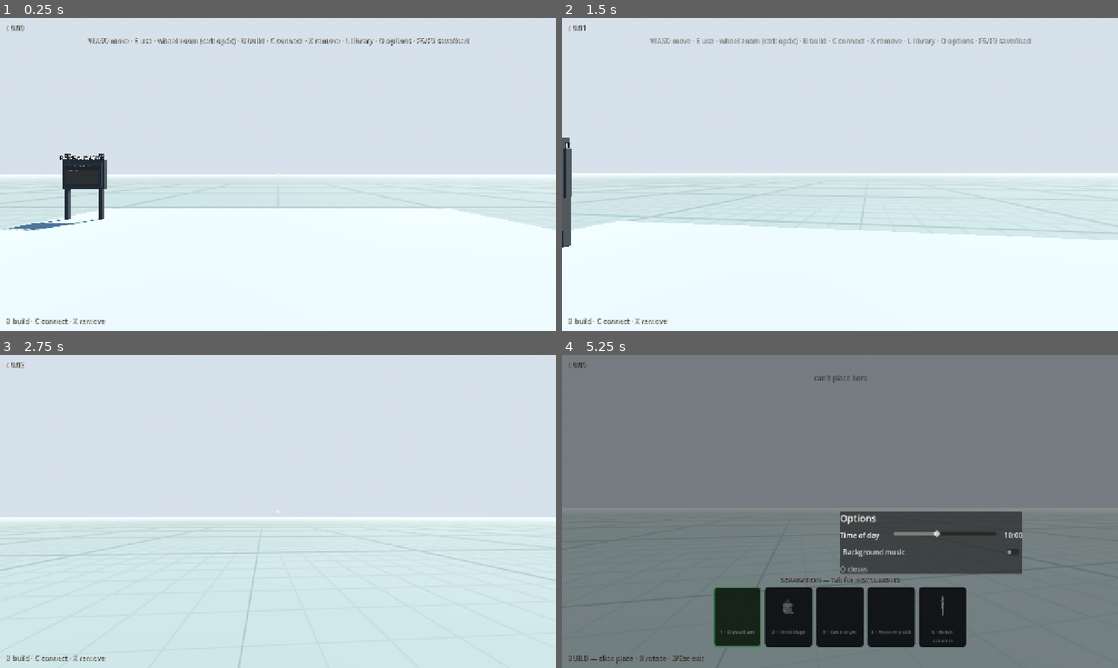
Above: before the commit, frames 1-4 (two rows, left to right).
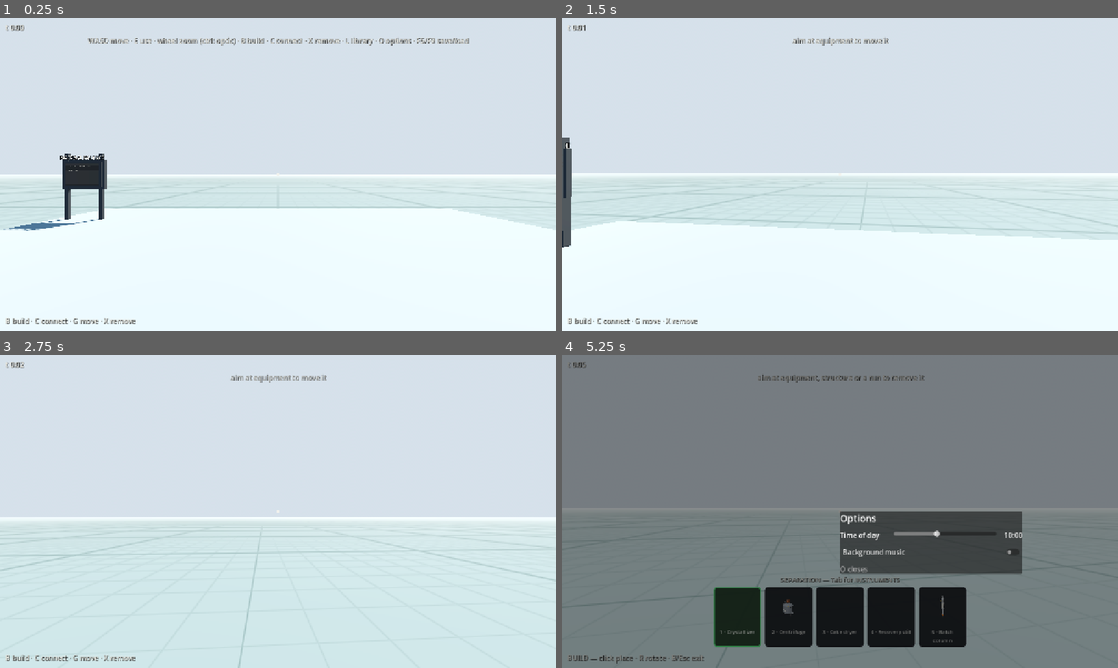
Above: after the commit, the same moments.

Repository: whharris917/flowstate
Game: Godot game, scene res://world/blank.tscn
The game is run twice, just before and just after one commit, with the same random seed, the same clock (stepped at 60 frames per second) and the same inputs. Sound files missing from this copy of the repository are replaced by a short silence.
Inputs (mouse positions are in pixels of both pictures, inside the frame that each line leads up to):
- Up to frame 1 (0.25 s): no input
- Up to frame 2 (1.5 s): tap Enter at 0.5 s; move the mouse to (867, 174) at 0.52 s; hold E (interact) 0.53-1.28 s; hold W (move_forward) from 0.53 s (still down); click (867, 174) at 0.67 s; tap G (move_port) at 0.8, 1.35 s; move the mouse to (812, 174) at 1.27 s
- Up to frame 3 (2.75 s): keep holding W (move_forward); click (250, 511) at 1.55 s; move the mouse to (289, 505) at 2.02 s; press the mouse at (289, 505) at 2.03 s; tap E (interact) at 2.3 s
- Up to frame 4 (5.25 s): move the mouse to (834, 517) at 2.77 s; release the mouse at (834, 517) at 2.78 s; tap B (build_mode) at 2.85 s; click (834, 517) at 2.92 s; tap G (move_port) at 3.05 s; move the mouse to (878, 514) at 3.52 s; hold Tab (catalog_page) 3.53-4.25 s; click (878, 514) at 3.8 s; tap O (options) at 4.15 s; release W (move_forward) at 4.25 s; drag from (673, 464) to (756, 433) at 4.27 s; tap Space at 5 s; move the mouse to (867, 511) at 5.02 s; hold S (move_back) from 5.03 s (still down); hold X (delete_item) from 5.03 s (still down); click (867, 511) at 5.17 s

The runs differ from the first frame. In frame 1, 0.1% of the frame differs, in the area x 13-25%, y 95-98%; in frame 2, 0.8%, in the area x 13-85%, y 6-98%; in frame 3, 0.3%; in frame 4, 0.2%.

Commit message:
Stress test, first findings: silent music, X on a tank, G moves equipment
The music player is never told to autoplay, so nothing sounds before
the settings load. The tank's interact body named its rebuilt inner
geometry instead of the TankView, so hover, E and X all missed it; it
answers for the tank now and the build-api exercise checks that. G
picks placed equipment up and sets it down again: runs re-laid from
their waypoints, mounted instruments along for the ride, elevation from
the new height, commissioned equipment refused. A historian tag retired
with a removed record can be registered again by the next record of
that name. X and G toast why when they find nothing.

Co-Authored-By: Claude Fable 5.1 <noreply@anthropic.com>
Claude-Session: https://claude.ai/code/session_01XNsUw6gXYBojMXgi1KPmQA

Diff:
--- a/game/components/tank_view.gd
+++ b/game/components/tank_view.gd
@@ -121,7 +121,11 @@
 				ViewUtil.flat(Color(0.54, 0.53, 0.51)))
 
 	ViewUtil.label(_built, tank.comp_name, Vector3(0, h + 0.45, 0))
-	ViewUtil.interact_body(_built, Vector3(r * 2.2, h, r * 2.2), Vector3(0, h / 2.0, 0))
+	# The body hangs from the rebuilt geometry but must answer for the
+	# tank itself: hover, E, X and G all ask the collider for its view
+	# (director, 2026-09-05: X could not remove a tank).
+	var body := ViewUtil.interact_body(_built, Vector3(r * 2.2, h, r * 2.2), Vector3(0, h / 2.0, 0))
+	body.set_meta("view", self)
 
 	var markers := {}
 	for port: String in nozzles:
--- a/game/player/build_controller.gd
+++ b/game/player/build_controller.gd
@@ -5,8 +5,9 @@
 ## pick, R rotates, click places), C toggles connect (click an output
 ## port, lay waypoints, finish on an input port — the kernel's wiring
 ## rules and the support rule both get a veto), X removes player-placed
-## equipment, structure, or a routed run. The placement ghost is the
-## asset's real geometry, tinted by validity; the route preview is
+## equipment, structure, or a routed run, G picks placed equipment up
+## to set it down elsewhere (its runs follow). The placement ghost is
+## the asset's real geometry, tinted by validity; the route preview is
 ## real translucent pipe.
 
 enum Mode { NORMAL, PLACE, CONNECT }
@@ -53,6 +54,9 @@
 var _route_ok := true
 var _route_span := 0.0
 var _nozzle_grab: Dictionary = {}   # {view, port, was: {frac, angle}}
+# Equipment picked up with G: the ghost is its type until it is set down.
+var _move_name := ""
+var _move_type := ""
 
 
 func setup(player_: Player, plant_: Plant, hud_: Hud) -> void:
@@ -128,6 +132,8 @@
 			_update_hud()
 	elif event.is_action_pressed("move_port") and mode == Mode.CONNECT:
 		_toggle_nozzle_grab()
+	elif event.is_action_pressed("move_port"):
+		_try_pick_up()
 	elif mode == Mode.CONNECT and not _nozzle_grab.is_empty() \
 			and event.is_action_pressed("place"):
 		_commit_nozzle_grab()
@@ -163,6 +169,8 @@
 	if not _nozzle_grab.is_empty():
 		_toggle_nozzle_grab()  # cancel and restore
 	mode = new_mode
+	_move_name = ""
+	_move_type = ""
 	_clear_ghost()
 	_beam_anchor = Vector3.INF
 	_beam_ghost.visible = false
@@ -183,8 +191,12 @@
 	match mode:
 		Mode.NORMAL:
 			menu.visible = false
-			hud.set_mode_text("B build · C connect · X remove")
+			hud.set_mode_text("B build · C connect · G move · X remove")
 		Mode.PLACE:
+			if _move_name != "":
+				menu.visible = false
+				hud.set_mode_text("MOVE %s — click to set it down · R rotate · Esc cancel" % _move_name)
+				return
 			var page_names: Array[String] = ["EQUIPMENT", "SEPARATION", "INSTRUMENTS", "STRUCTURE",
 				"ROUTING & SIGNS", "CONTROL", "UTILITIES"]
 			menu.show_page("%s — Tab for %s" % [page_names[page], page_names[(page + 1) % 7]],
@@ -464,7 +476,14 @@
 	# World geometry (1) plus interact volumes (4), which stand in for
 	# the space equipment occupies.
 	overlap.collision_mask = 1 | 4
-	overlap.exclude = [player.get_rid()]
+	var excluded: Array[RID] = [player.get_rid()]
+	if _move_name != "":
+		# Equipment being moved must not block its own new spot.
+		var moved: Node3D = plant.views.get(_move_name)
+		if moved != null:
+			for body in moved.find_children("*", "CollisionObject3D", true, false):
+				excluded.append((body as CollisionObject3D).get_rid())
+	overlap.exclude = excluded
 	_ghost_valid = space.intersect_shape(overlap, 1).is_empty()
 	if _ghost_valid and not _is_equipment_page():
 		_ghost_valid = StructureFactory.placement_ok(type_id, _ghost_pos, rot_y, space) == ""
@@ -613,10 +632,12 @@
 
 ## Pages 0, 1, 2, 5, and 6 place sim equipment; 3 and 4 place structure.
 func _is_equipment_page() -> bool:
-	return page in [0, 1, 2, 5, 6]
+	return _move_name != "" or page in [0, 1, 2, 5, 6]
 
 
 func _current_type() -> String:
+	if _move_name != "":
+		return _move_type
 	return _catalog()[catalog_index]["type"]
 
 
@@ -638,6 +659,17 @@
 			return
 		_run_points.append(aim)
 		_update_hud()
+		return
+	if _move_name != "":
+		if _ghost == null or not _ghost.visible or not _ghost_valid:
+			hud.toast("can't set it down here")
+			return
+		var moved := _move_name
+		if plant.move_equipment(moved, _ghost_pos, rot_y):
+			hud.toast("moved %s" % moved)
+		else:
+			hud.toast("could not move %s" % moved)
+		_set_mode(Mode.NORMAL)
 		return
 	if _is_mountable():
 		if not _ghost_valid or _mount_host == "":
@@ -837,9 +869,30 @@
 		% [record_name, port_name])
 
 
+## G on placed equipment: pick it up. The ghost becomes its type at
+## its current rotation; the next click sets it down and its runs
+## follow. Esc or B puts it back untouched.
+func _try_pick_up() -> void:
+	var view := player.look_view()
+	if view == null or not view.has_meta("record_name"):
+		hud.toast("aim at equipment to move it")
+		return
+	var name_ := str(view.get_meta("record_name"))
+	var why := plant.movable(name_)
+	if why != "":
+		hud.toast(why)
+		return
+	_set_mode(Mode.PLACE)
+	_move_name = name_
+	_move_type = str(plant.equip_types[name_])
+	rot_y = (plant.views[name_] as Node3D).rotation.y
+	_update_hud()
+
+
 func _try_delete() -> void:
 	var view := player.look_view()
 	if view == null:
+		hud.toast("aim at equipment, structure or a run to remove it")
 		return
 	if view is PipeView:
 		var pipe := view as PipeView
@@ -857,6 +910,7 @@
 			hud.toast("removed %s — runs it carried re-check" % struct_name)
 		return
 	if not view.has_meta("record_name"):
+		hud.toast("nothing removable there")
 		return
 	var name_ := str(view.get_meta("record_name"))
 	if plant.remove_equipment(name_):
--- a/game/sim/sim_historian.gd
+++ b/game/sim/sim_historian.gd
@@ -30,9 +30,15 @@
 
 
 func register(tag: String, read: Callable) -> void:
-	if data.has(tag):
+	if _readers.has(tag):
 		push_error("duplicate tag '%s'" % tag)
 		return
+	if data.has(tag):
+		# A retired tag coming back: equipment removed and a new record
+		# placed under the same name (X then B, 2026-09-05). The old
+		# record's series goes with it; this is a new series from now.
+		data.erase(tag)
+		_starts.erase(tag)
 	_readers[tag] = read
 	_starts[tag] = time.size()
 	data[tag] = PackedFloat64Array()
--- a/game/sim/simulation.gd
+++ b/game/sim/simulation.gd
@@ -113,6 +113,12 @@
 ## plus whatever each component puts between its own nozzles. Only
 ## topology lives here. Pressures and settings are refreshed every
 ## scan, which is far cheaper than rebuilding.
+## Topology or a boundary elevation changed outside a wiring call: the
+## next tick rebuilds the network.
+func invalidate_network() -> void:
+	_network_stale = true
+
+
 func _rebuild_network() -> void:
 	var net := SimNetwork.new()
 	for component in components:
--- a/game/world/plant.gd
+++ b/game/world/plant.gd
@@ -73,6 +73,14 @@
 
 ## Headless smoke runs can't press B/C/X, so exercise the build API
 ## directly: place, connect, mis-wire, remove, save/load round-trip.
+## The visible run on a record, for the exercises. Null if none.
+func _visible_run_of(name_: String) -> PipeView:
+	for visual in _wire_visuals:
+		if visual["node"] != null and (visual["a"] == name_ or visual["b"] == name_):
+			return visual["node"] as PipeView
+	return null
+
+
 func _exercise_build_api() -> void:
 	var problems: Array[String] = []
 	# A level transmitter mounts on the tank's shell and is ranged to it.
@@ -90,6 +98,37 @@
 	var pump2 := place_new("pump", _world(Vector3(6.0, 0.0, -1.0)), 0.0)
 	if pump2 == null or not remove_equipment(pump2.comp_name):
 		problems.append("place/remove pump failed")
+	# G move: a tank set down elsewhere carries its elevation, its run
+	# follows, and commissioned equipment stays put.
+	var mv_tank := place_new("tank", _world(Vector3(6.0, 0.0, -3.0)), 0.0) as SimTank
+	var mv_drain := place_new("drain", _world(Vector3(8.0, 0.0, -3.0)), 0.0)
+	if mv_tank == null or mv_drain == null:
+		problems.append("place tank/drain for the move test failed")
+	else:
+		if connect_equipment(mv_tank.comp_name, "outlet", mv_drain.comp_name, "inlet") != "":
+			problems.append("move test connect refused")
+		var run_before := _visible_run_of(mv_tank.comp_name)
+		if not move_equipment(mv_tank.comp_name, _world(Vector3(6.0, 3.0, -5.0)), PI / 2.0):
+			problems.append("move_equipment refused a placed tank")
+		if absf(mv_tank.elevation_m - 3.0) > 0.02:
+			problems.append("moved tank elevation %.2f m, expected 3.0" % mv_tank.elevation_m)
+		var run_after := _visible_run_of(mv_tank.comp_name)
+		if run_before == null or run_after == null or run_after == run_before:
+			problems.append("the moved tank's run was not re-laid")
+		if movable("supply_tank") == "":
+			problems.append("commissioned tank was movable")
+		# The crosshair asks the interact body for its view: a tank's
+		# must answer with the TankView, or hover, E, X and G miss it.
+		var tank_view := views[mv_tank.comp_name] as Node3D
+		var answers_for_tank := false
+		for body in tank_view.find_children("*", "StaticBody3D", true, false):
+			if (body as StaticBody3D).collision_layer == 4 and body.has_meta("view") \
+					and body.get_meta("view") == tank_view:
+				answers_for_tank = true
+		if not answers_for_tank:
+			problems.append("the tank's interact body does not name its view")
+		if not remove_equipment(mv_drain.comp_name) or not remove_equipment(mv_tank.comp_name):
+			problems.append("move test cleanup failed")
 	var src_t := place_new("source", _world(Vector3(7.5, 0.0, 0.5)), 0.0)
 	var drn_t := place_new("drain", _world(Vector3(8.6, 0.0, 0.5)), 0.0)
 	if src_t == null or drn_t == null:
@@ -304,13 +343,19 @@
 
 ## ---- equipment lifecycle ------------------------------------------------
 
+## Types whose nozzles stand at the placement height: a vessel on a
+## deck really does stand above one at grade. The elevation is
+## re-derived from the saved position on load, and from the new spot
+## when the equipment is moved.
+const ELEVATED_TYPES: Array[String] = ["tank", "reactor", "crystallizer", "source", "drain"]
+
+
 func place(type_id: String, name_: String, params: Dictionary,
 		world_pos: Vector3, rot_y: float, is_protected: bool) -> SimComponent:
 	# Nozzle pressures are piezometric, so a vessel on a deck really
 	# does stand above one at grade: the placement height is its
 	# elevation, and it is re-derived from the saved position on load.
-	if type_id in ["tank", "reactor", "crystallizer", "source", "drain"] \
-			and not params.has("elevation_m"):
+	if type_id in ELEVATED_TYPES and not params.has("elevation_m"):
 		params = params.duplicate()
 		params["elevation_m"] = snappedf(to_local(world_pos).y, 0.01)
 	var record := PlantFactory.make_record(sim, type_id, name_, params)
@@ -778,6 +823,39 @@
 		if str(visual.get("fitting", "")) != "":
 			pipe.set_fitting(str(visual["fitting"]))
 	_revalidate_in = 3
+
+
+## Why a record cannot be picked up and set down elsewhere, or "".
+func movable(name_: String) -> String:
+	if not equip_types.has(name_) or not views.has(name_):
+		return "only placed equipment moves — remove and re-place structure"
+	if protected.has(name_):
+		return "%s is commissioned equipment — can't move" % name_
+	if mounted.has(name_) or PlantFactory.MOUNTABLE.has(str(equip_types[name_])):
+		return "%s is mounted on a vessel — remove it and mount it again" % name_
+	return ""
+
+
+## Set placed equipment down somewhere else (director, 2026-09-05).
+## Its runs are re-laid from their own waypoints, instruments on its
+## shell ride with it, and a vessel takes its elevation from the new
+## height exactly as it did at placement.
+func move_equipment(name_: String, world_pos: Vector3, rot_y: float) -> bool:
+	if movable(name_) != "":
+		return false
+	var view := views[name_] as Node3D
+	var type_id := str(equip_types[name_])
+	view.position = to_local(world_pos) + Vector3(0, PlantFactory.Y_OFFSETS.get(type_id, 0.0), 0)
+	view.rotation.y = rot_y
+	var record := sim.get_component(name_)
+	if record != null and type_id in ELEVATED_TYPES:
+		record.set("elevation_m", snappedf(to_local(world_pos).y, 0.01))
+		sim.invalidate_network()
+	refresh_wires_of(name_)
+	for inst_name: String in mounted.keys():
+		if str((mounted[inst_name] as Dictionary)["host"]) == name_:
+			refresh_wires_of(inst_name)
+	return true
 
 
 func remove_equipment(name_: String) -> bool:
--- a/game/world/world_base.gd
+++ b/game/world/world_base.gd
@@ -217,14 +217,16 @@
 	reverb.damping = 0.55
 	AudioServer.add_bus_effect(bus, reverb)
 
-	# The music is off until the options toggle turns it on.
-	music_player = _looping_player("res://audio/music_loop.wav", -16.0, "Master")
-	music_player.autoplay = false
+	# The music is off until the options toggle turns it on (director,
+	# 2026-09-05: it must not play for the seconds before the settings
+	# load, so it is never told to autoplay at all).
+	music_player = _looping_player("res://audio/music_loop.wav", -16.0, "Master", false)
 	if with_hum:
 		_looping_player("res://audio/hum_loop.wav", -18.0, "Room")
 
 
-func _looping_player(path: String, volume_db: float, bus: String) -> AudioStreamPlayer:
+func _looping_player(path: String, volume_db: float, bus: String,
+		autoplay: bool = true) -> AudioStreamPlayer:
 	var stream := load(path) as AudioStreamWAV
 	stream.loop_mode = AudioStreamWAV.LOOP_FORWARD
 	stream.loop_begin = 0
@@ -236,7 +238,7 @@
 	# Playing streams leak their playback objects in a teardown race at
 	# process exit; harmless in real play but noise in headless smoke
 	# runs, so only start them when a real audio driver exists.
-	audio_player.autoplay = DisplayServer.get_name() != "headless"
+	audio_player.autoplay = autoplay and DisplayServer.get_name() != "headless"
 	add_child(audio_player)
 	_loop_players.append(audio_player)
 	return audio_player
Not shown, changed: CLAUDE.md
